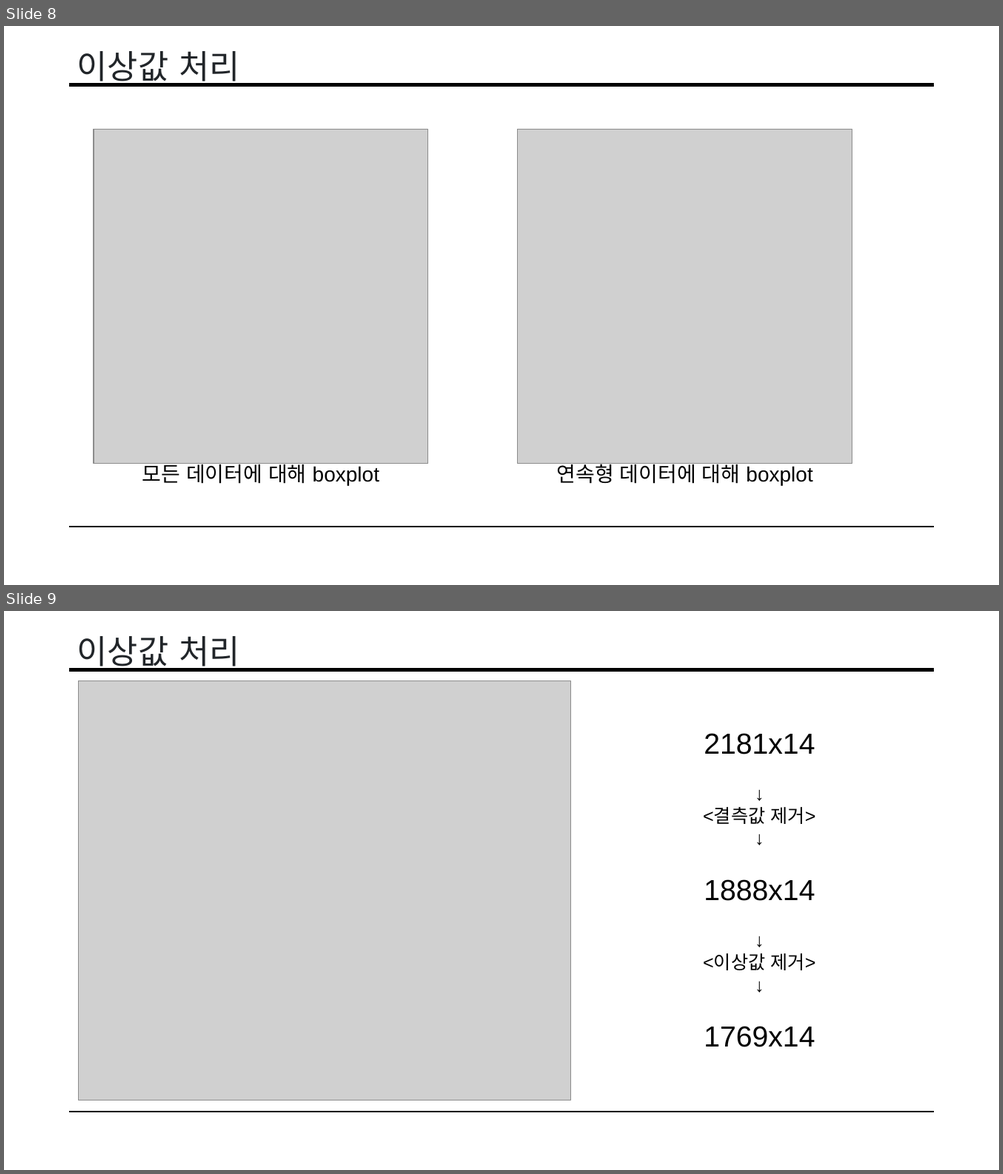
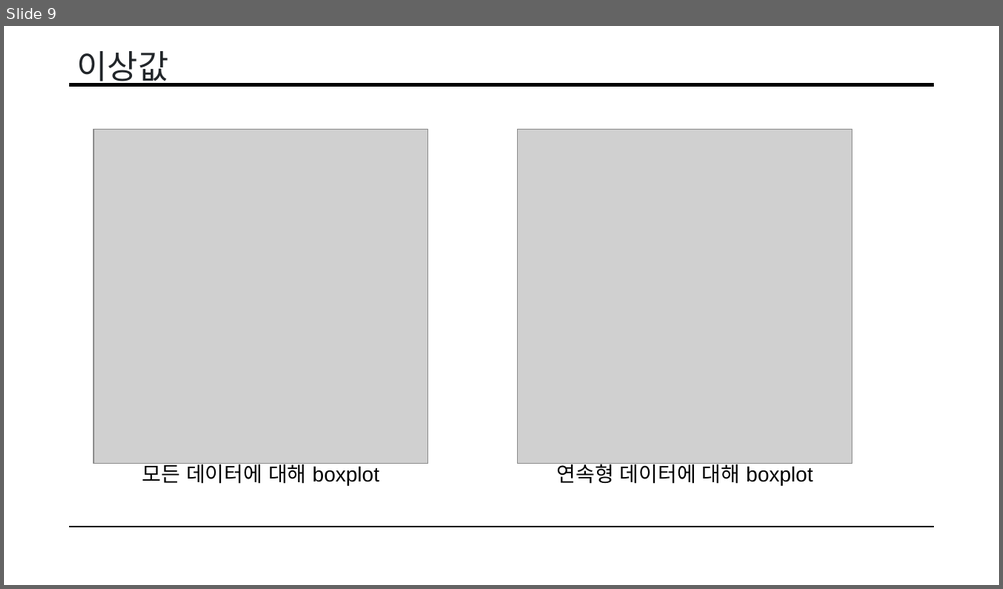
Before and after one commit to pillwood/Heart-Disease-Prediction, a slide deck: 201조 데이터 전처리.pptx. Shown one above the other, each under a label of ours: slides 8 and 9 before the commit, slide 9 after it. The pictures are 1003x1174 and 1003x589 pixels, drawn with LibreOffice and Linux fonts; fonts in the diff are those of the drawing; grey boxes stand for pictures. Boxes give left, top, right and bottom in pixels: in the first picture for what was removed or moved away, otherwise in the second. Text is boxed around its words. In the diff, an @@ line names an element or a change of style, - is before the commit and + after.

```diff
--- a/201조 데이터 전처리.pptx
+++ b/201조 데이터 전처리.pptx
@@ slide 9 removed at [4, 611, 999, 1170], background #FFFFFF; not listed: 2 template elements that a slide beside it also shows @@
@@ title removed at [77, 636, 240, 672] @@
-이상값 처리
@@ picture removed at [79, 681, 571, 1100] @@
@@ text removed at [703, 733, 816, 1048] @@
-2181x14
-↓
-<결측값 제거>
-↓
-1888x14
-↓
-<이상값 제거>
-↓
-1769x14
@@ what was slide 8 is now slide 9 @@
@@ slide 9 changed as well @@
@@ title at [77, 51, 169, 87]: text changed @@
-이상값 처리
+이상값
```
Also in this commit, not shown: 9 other slides changed, 5 other slides removed.
